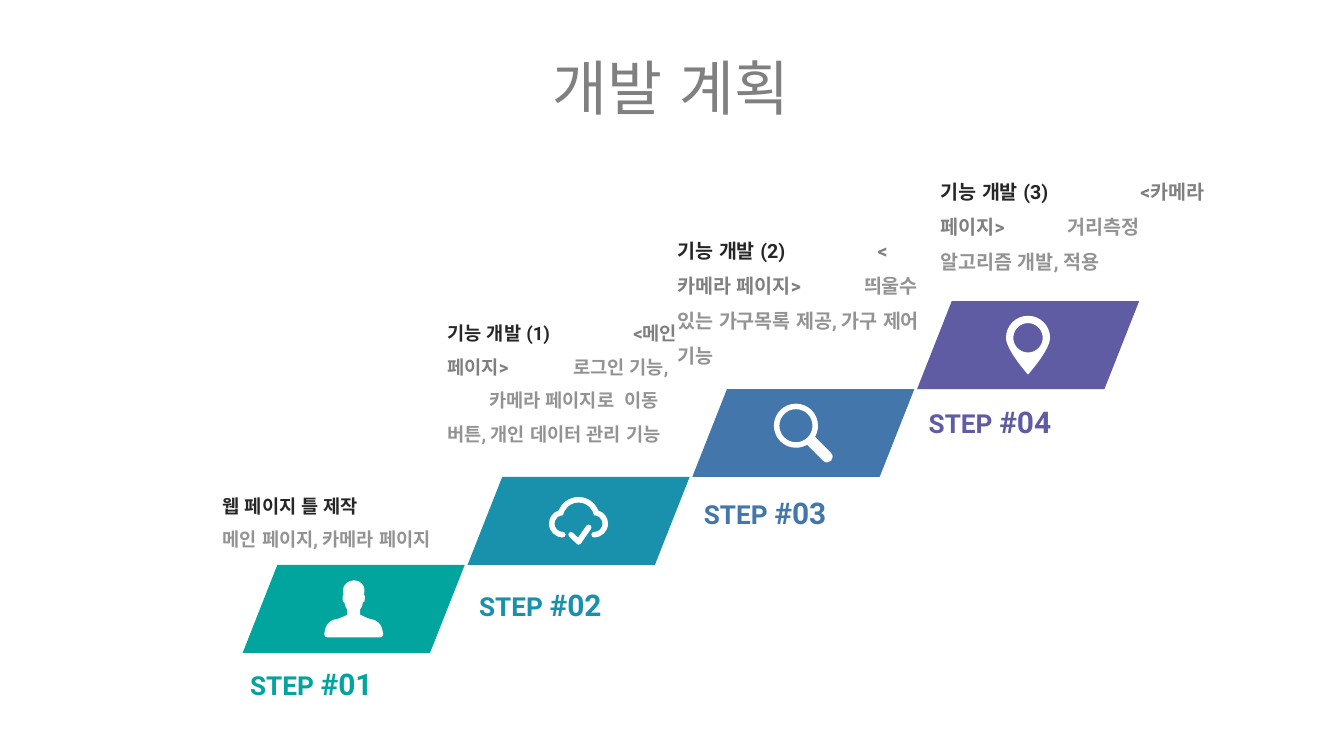
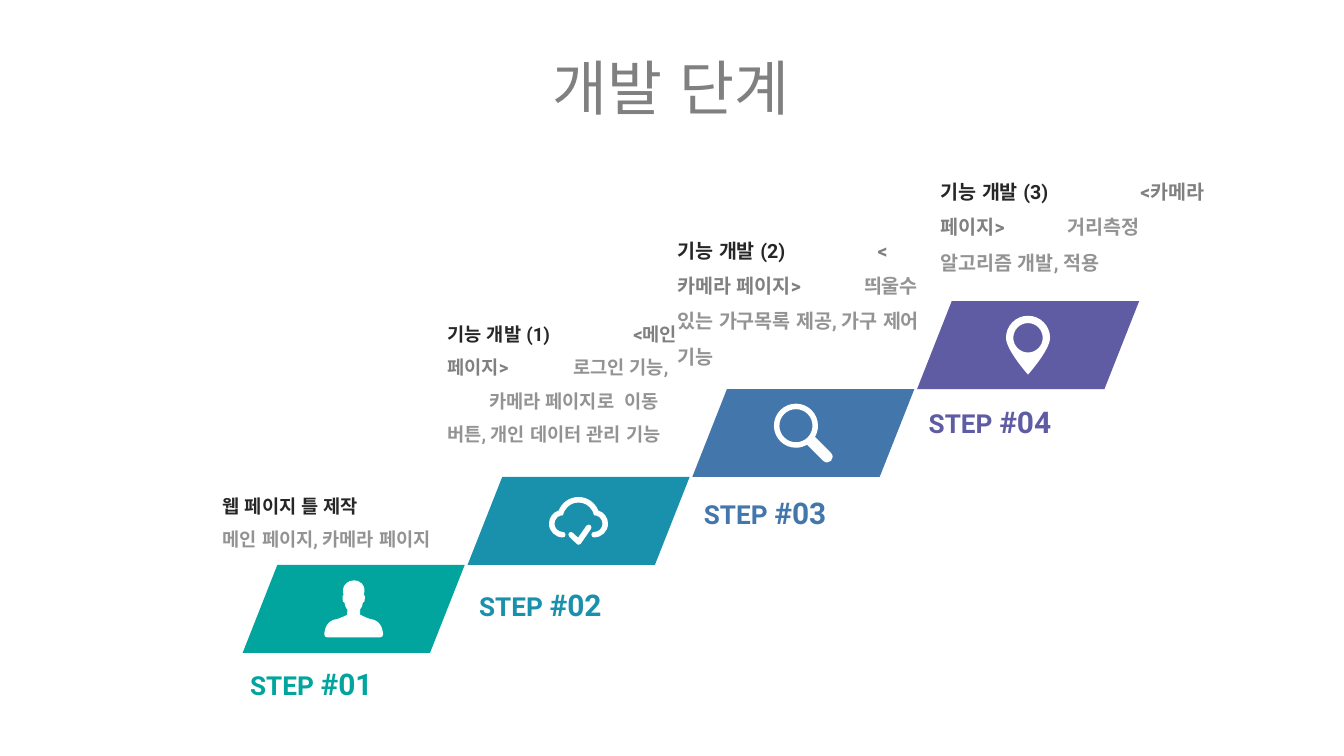
Before and after one commit to ptyoiy/ARwork, a slide deck: slide 11 of 호남-발표자료.pptx. Drawn at 1344x756 pixels with LibreOffice and Linux fonts; fonts in the diff are those of the drawing. Boxes give left, top, right and bottom in pixels: in the first picture for what was removed or moved away, otherwise in the second. Text is boxed around its words. In the diff, an @@ line names an element or a change of style, - is before the commit and + after.

```diff
--- a/호남-발표자료.pptx
+++ b/호남-발표자료.pptx
@@ title at (x1=553, y1=60, x2=789, y2=115): text changed @@
-개발 계획
+개발 단계
```
Also in this commit, not shown: 9 other slides changed, 2 other files.
